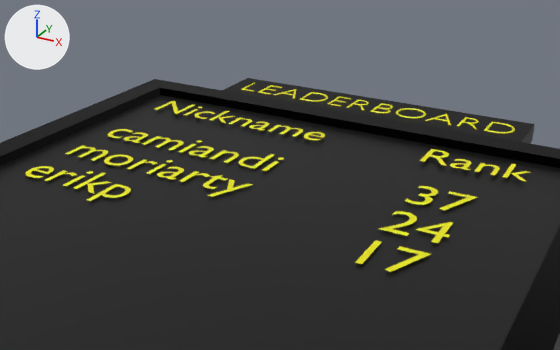
What one commit did to the Blender file Assets/LP_leaderboard.blend.
Camera for both pictures: a 50 mm camera at (4.7, -4.33, 4.85) aimed at (-0.33, 4.82, 0.28). Arrows for +X, +Y and +Z are at upper left; the lights stay in place. Text is drawn in Blender's own font.

In view in the first picture: 'Cube', 'Insegna Leaderboard', 'Testo', 'Text', 'Text.001'.
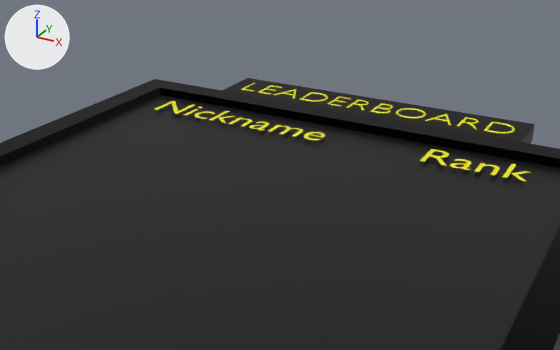
What differs and where, as boxes [x1, y1, x2, y2] in the pictures (560 x 350 px):
'Text.001', deleted (yellow)
    before: [25, 129, 477, 272]

Patch to the scene script:
```diff
--- a/Assets/LP_leaderboard.blend.py
+++ b/Assets/LP_leaderboard.blend.py
@@ ob_text_001 @@
-ob_text_001 = bpy.data.objects.new('Text.001', txt_text_002)
-ob_text_001.parent = ob_cube
-ob_text_001.matrix_parent_inverse = Matrix(((0.245, 0.0, 0.0, 0.0), (0.0, 0.147, 0.0, 0.0), (0.0, 0.0, 1.471, 0.0), (0.0, 0.0, 0.0, 1.0)))
-ob_text_001.location = (-3.194, 4.254, 0.572)
-ob_text_001.scale = (0.857, 0.857, 0.857)
```
